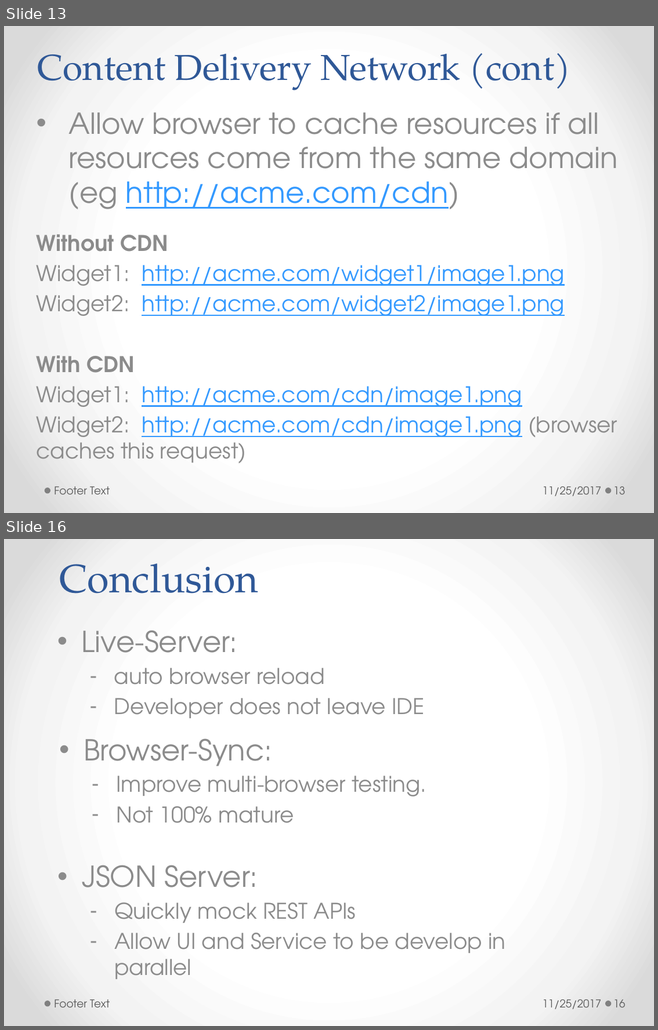
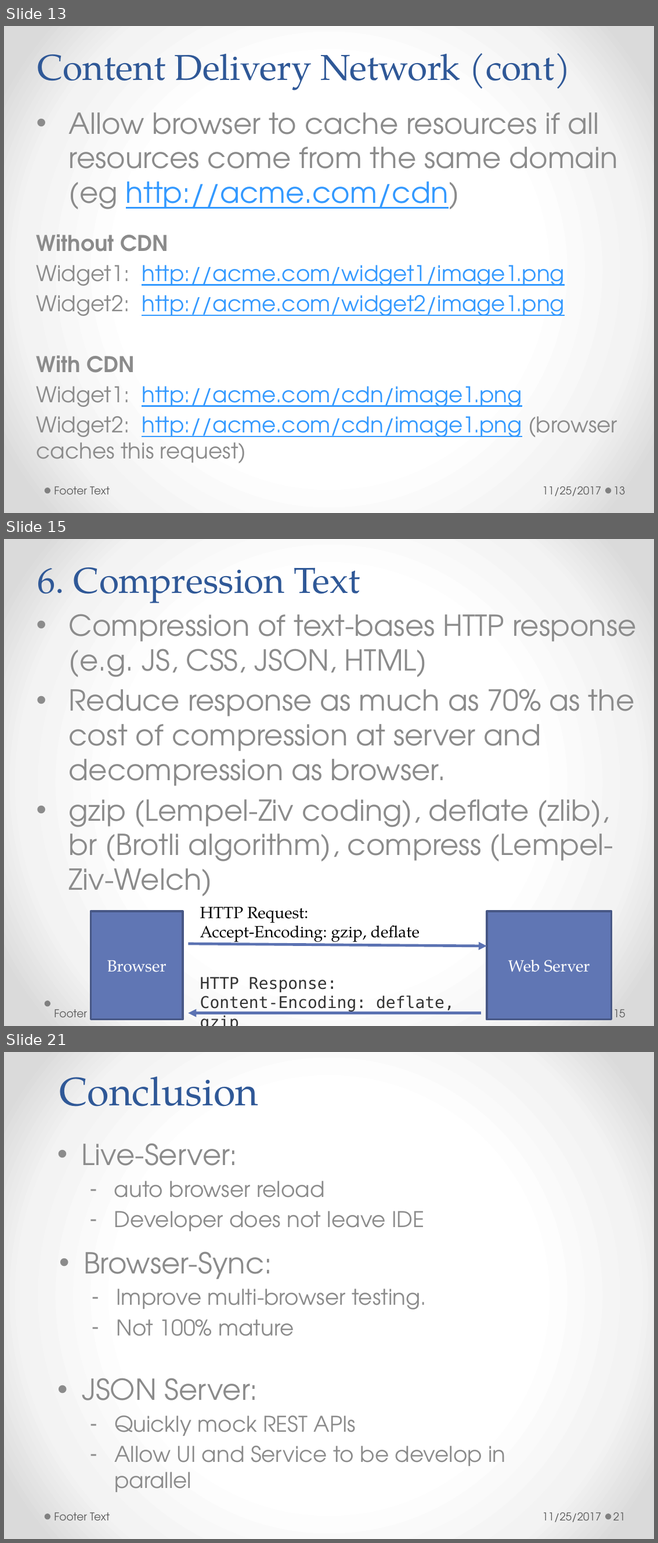
Before and after one commit to h-t-tran/brown, a slide deck: web-pg-performance/webpgperformance.pptx. Shown one above the other, each under a label of ours: slides 13 and 16 before the commit, slides 13, 15 and 21 after it; the slides between them are not shown. The pictures are 658x1030 and 658x1543 pixels, drawn with LibreOffice and Linux fonts; fonts in the diff are those of the drawing. Boxes give left, top, right and bottom in pixels: in the first picture for what was removed or moved away, otherwise in the second. Text is boxed around its words. In the diff, an @@ line names an element or a change of style, - is before the commit and + after.

```diff
--- a/web-pg-performance/webpgperformance.pptx
+++ b/web-pg-performance/webpgperformance.pptx
@@ slide 15 added at bbox=[4, 539, 654, 1026], background gradient #FFFFFF to #F4F4F4 to #DADADA; not listed: 2 template elements that a slide beside it also shows @@
@@ title added at bbox=[38, 567, 360, 603], 40 pt, text #2F5897 @@
+6. Compression Text
@@ subtitle added at bbox=[69, 614, 636, 896], 32 pt, text #8C8C8C @@
+• Compression of text-bases HTTP response (e.g. JS, CSS, JSON, HTML)
+• Reduce response as much as 70% as the cost of compression at server and decompression as browser.
+• gzip (Lempel-Ziv coding), deflate (zlib), br (Brotli algorithm), compress (Lempel-Ziv-Welch)
@@ rectangle added at bbox=[90, 911, 183, 1020], fill #6076B4, outline #475785 2.25 pt, 18 pt, text #FFFFFF @@
+Browser
@@ text added at bbox=[200, 907, 419, 944], 18 pt, text #000000 @@
+HTTP Request:
+Accept-Encoding: gzip, deflate
@@ rectangle added at bbox=[487, 911, 611, 1020], fill #6076B4, outline #475785 2.25 pt, 18 pt, text #FFFFFF @@
+Web Server
@@ arrow added from (188, 944) to (487, 946), #5C72B2 3 pt @@
@@ text added at bbox=[200, 977, 454, 1012], 18 pt, text #333333 @@
+HTTP Response:
+Content-Encoding: deflate, gzip
@@ text added at bbox=[54, 1006, 110, 1022], 12 pt, text #595959 @@
+Footer Text
@@ arrow added from (481, 1013) to (188, 1013), #5C72B2 3 pt @@
@@ text added at bbox=[542, 1019, 601, 1022], 12 pt, text #595959 @@
+11/26/2017
@@ page number added at bbox=[613, 1009, 625, 1017], 12 pt, text #595959 @@
+15
@@ what was slide 16 is now slide 21 @@
@@ page number at bbox=[613, 1513, 625, 1521]: text changed @@
-16
+21
```
Also in this commit, not shown: 2 slides changed, 4 other slides added, 1 other file.
